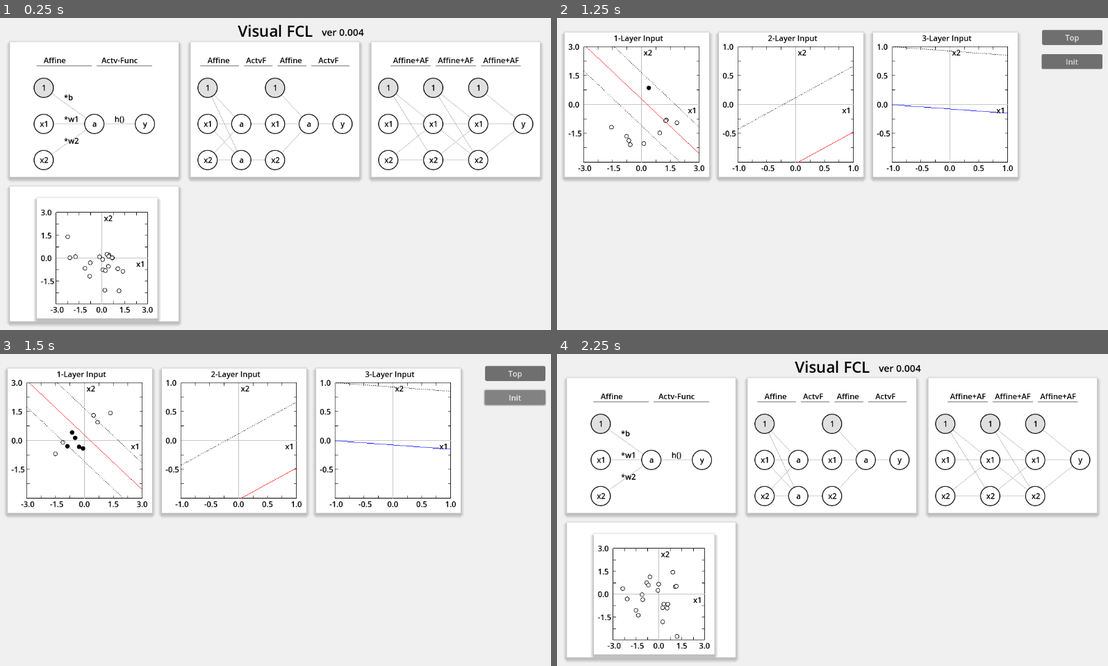
Above: before the commit, frames 1-4 (two rows, left to right).
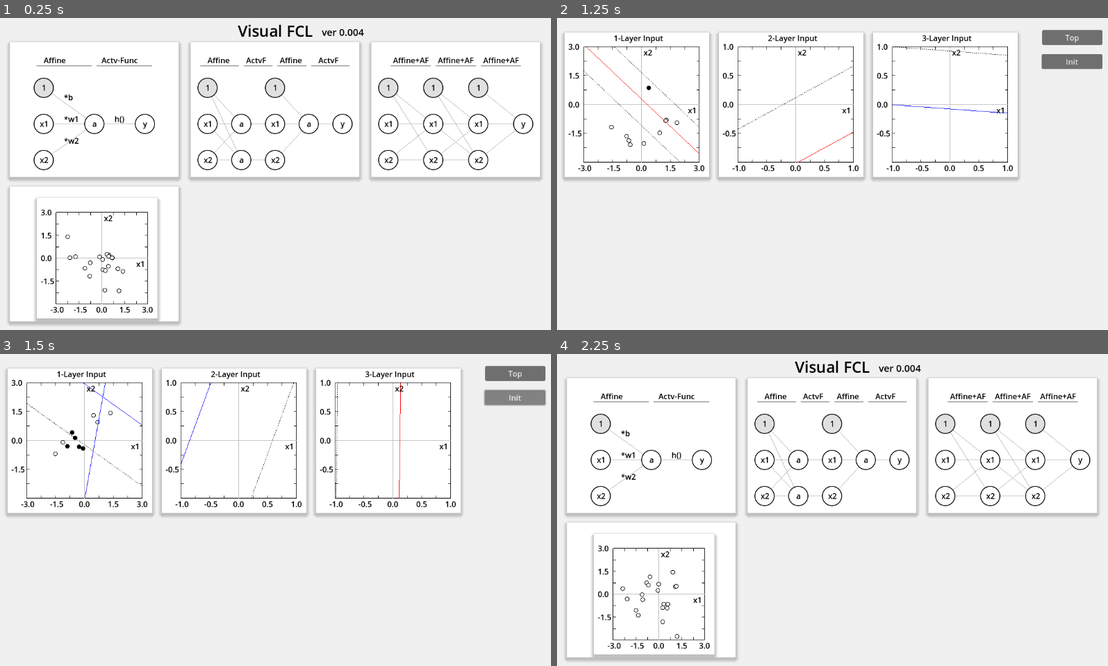
Above: after the commit, the same moments.

Repository: vivisuke/VisualFCL
Game: Godot game, scene res://top_scene.tscn
Two runs of this game, one before a commit and one after it. Both use one fixed random seed, a clock stepped at 60 frames per second and the inputs below.
Inputs (mouse positions are in pixels of both pictures, inside the frame that each line leads up to):
- Up to frame 1 (0.25 s): no input
- Up to frame 2 (1.25 s): tap Enter at 0.5 s; move the mouse to (953, 158) at 0.52 s; click (953, 158) at 0.67 s
- Up to frame 3 (1.5 s): click "Init" at 1.25 s
- Up to frame 4 (2.25 s): click "Top" at 2 s

Frames 1-2 are identical in both runs. In frame 3, 0.6% of the frame differs, in the area x 4-82%, y 9-47%; in frame 4, nothing differs.

Commit message:
0098 ◎ C 06/30 06/30 0.004│ToDo│３層NN学習シーン：分離線表示

Diff:
--- a/VisualFCL/scripts/fc3layer_scene.gd
+++ b/VisualFCL/scripts/fc3layer_scene.gd
@@ -97,6 +97,7 @@
 	for i in range(N_LAYER):
 		vec_layer[i] = FCLayer.new(N_NODE, N_NODE, AF_TANH, 1/sqrt(2.0))
 	init()
+	#set_div_line()
 	pass # Replace with function body.
 func init():
 	#vec_input = []
@@ -111,6 +112,16 @@
 	$GraphRect_1.maxv = 3.0
 	$GraphRect_2.maxv = 1.0
 	$GraphRect_3.maxv = 1.0
+func set_div_line():
+	for k in range(N_LAYER):
+		var vv_weight = []
+		var layer = vec_layer[k]
+		for i in range(N_NODE):
+			var vw = layer.neuron_lst[i].vec_weight
+			vv_weight.push_back([vw[0], vw[1], vw[2]])
+			print("[b, w1, w2] = ", [vw[0], vw[1], vw[2]])
+		vec_graph_rect[k].vv_weight = vv_weight
+		vec_graph_rect[k].queue_redraw()
 func update_graphs():
 	for i in range(vec_graph_rect.size()):
 		vec_graph_rect[i].queue_redraw()
@@ -126,5 +137,6 @@
 
 func _on_init_button_pressed():
 	init()
+	set_div_line()
 	update_graphs()
 	pass # Replace with function body.
Not shown, changed: VisualFCL.spr
